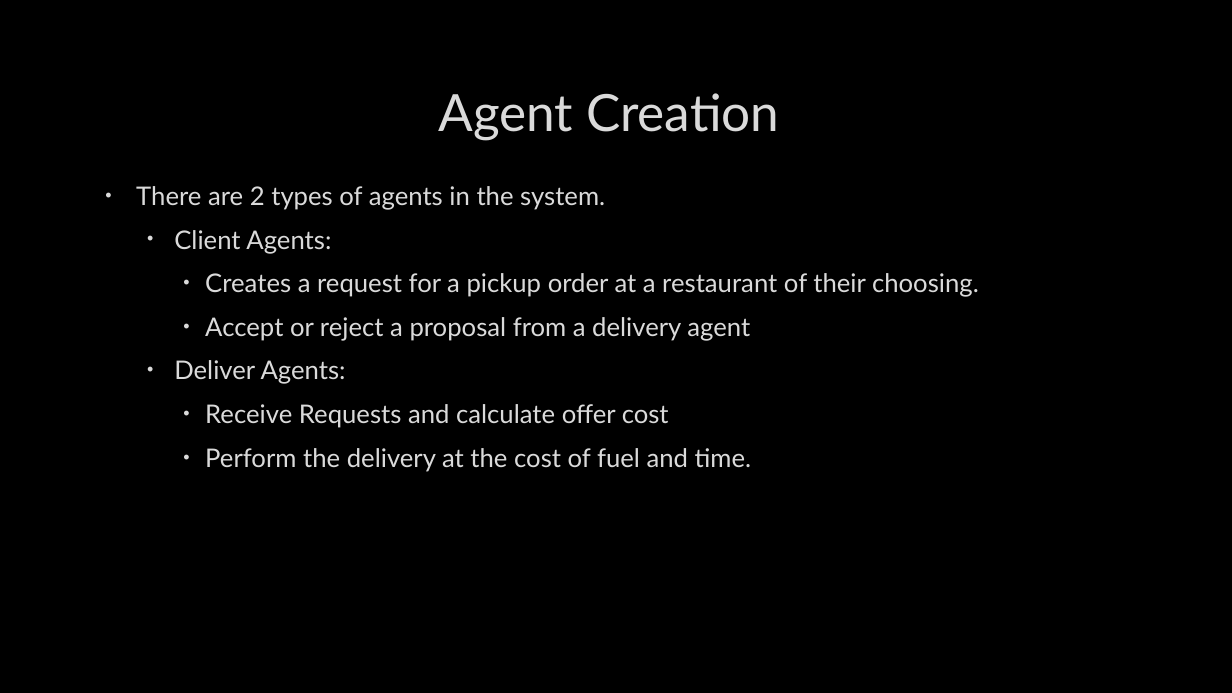
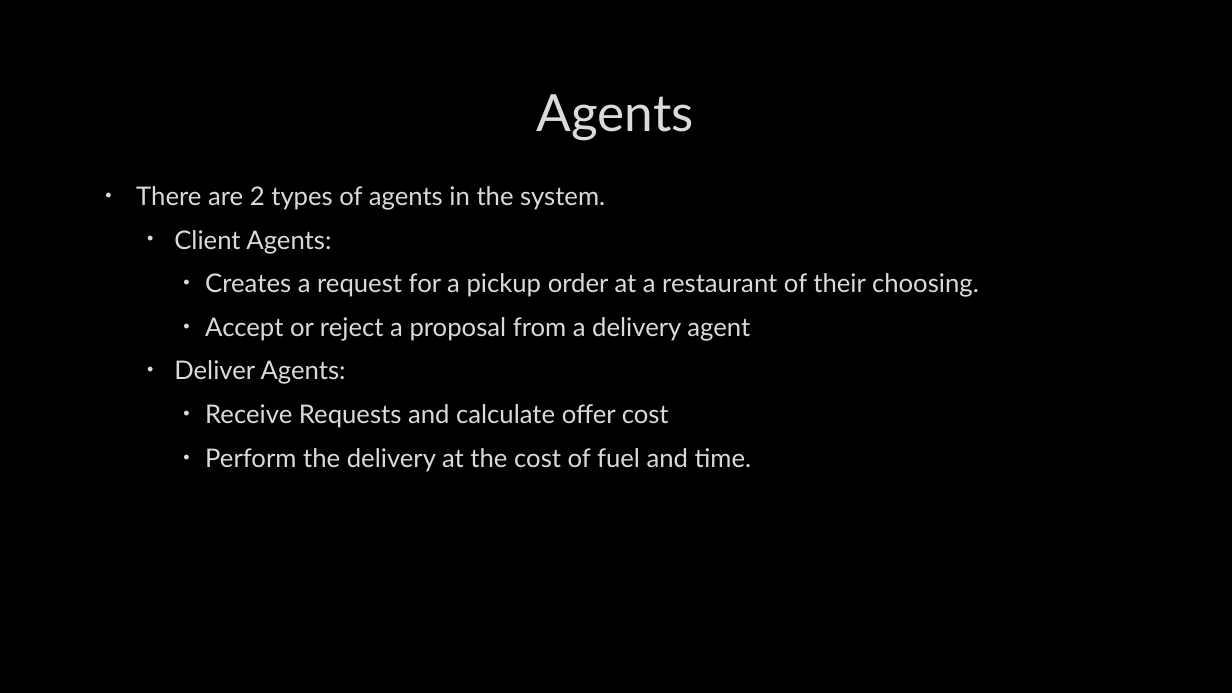
Before and after one commit to joao0903/ASMA, a slide deck: slide 4 of docs/Uber Eats.pptx (slide 5 before the commit). Drawn at 1232x693 pixels with LibreOffice and Linux fonts; fonts in the diff are those of the drawing; background and template pictures are left out. Boxes give left, top, right and bottom in pixels: in the first picture for what was removed or moved away, otherwise in the second. Text is boxed around its words. In the diff, an @@ line names an element or a change of style, - is before the commit and + after.

```diff
--- a/docs/Uber Eats.pptx
+++ b/docs/Uber Eats.pptx
@@ title at bbox=[537, 94, 694, 140]: text changed @@
-Agent Creation
+Agents
```
Also in this commit, not shown: 4 other slides changed, 9 slides added, 3 slides removed, 4 other files.
